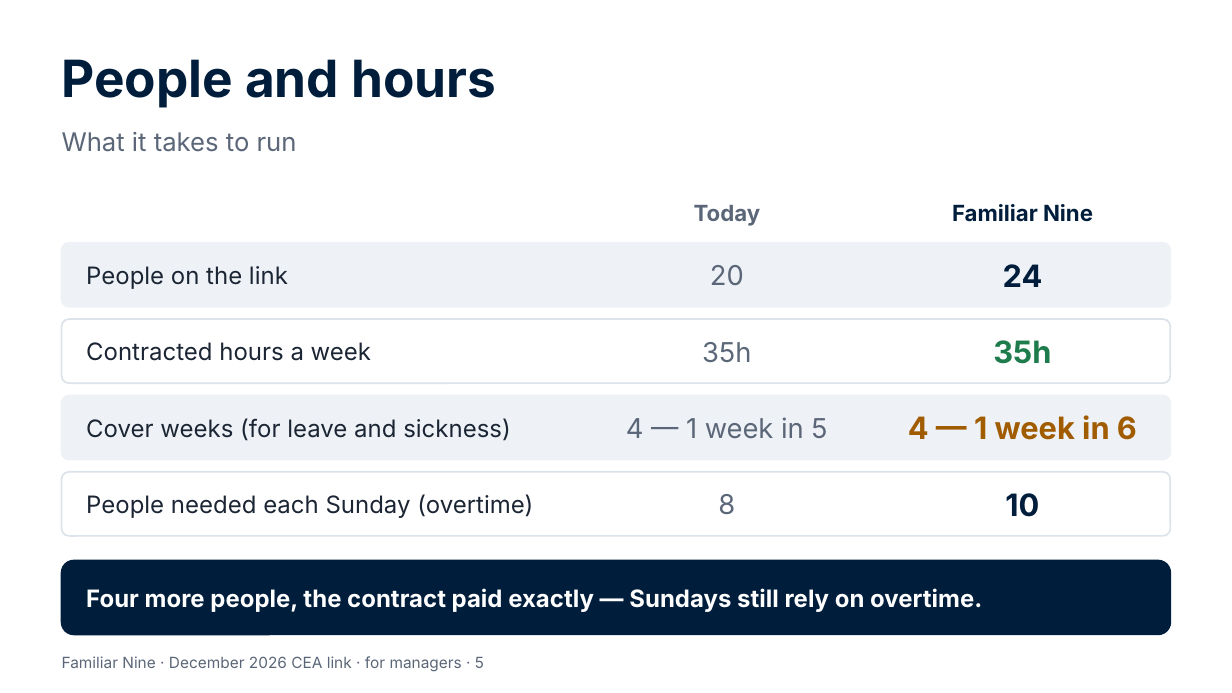
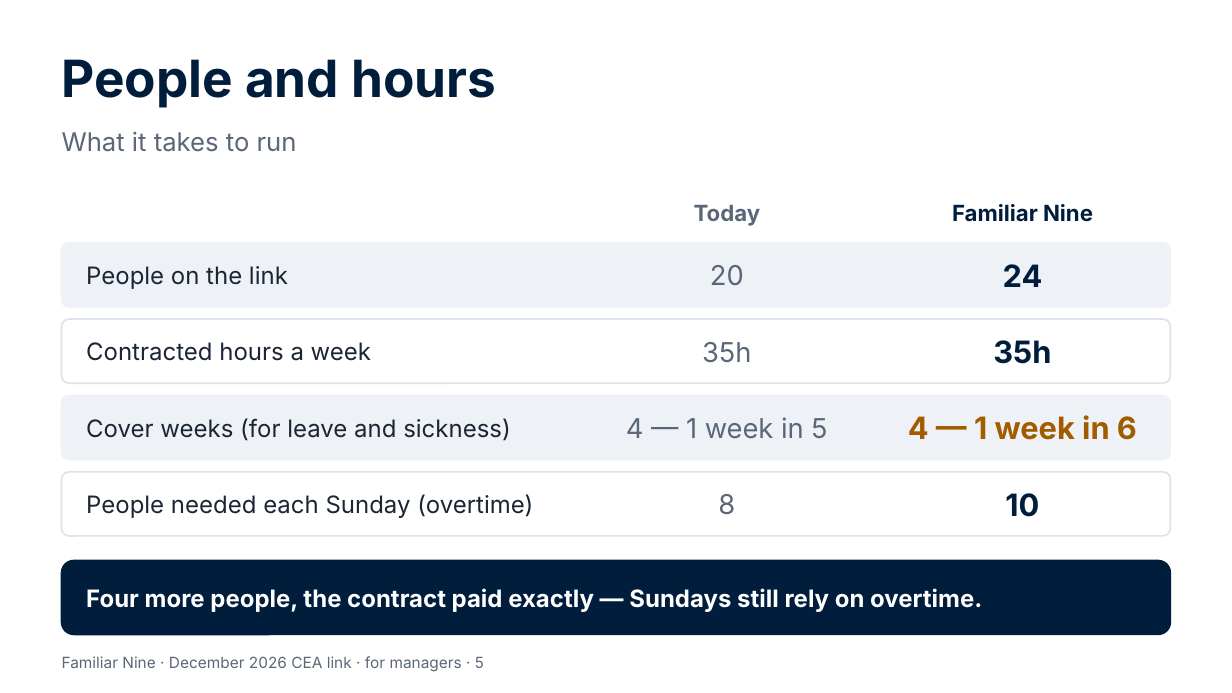
Before and after one commit to Garethdavidmiller/roster-app, a slide deck: slide 5 of docs/proposals/presentations/Familiar-Nine-for-managers.pptx. Drawn at 1232x693 pixels with LibreOffice and Linux fonts; fonts in the diff are those of the drawing. Boxes give left, top, right and bottom in pixels: in the first picture for what was removed or moved away, otherwise in the second. Text is boxed around its words. In the diff, an @@ line names an element or a change of style, - is before the commit and + after.

```diff
--- a/docs/proposals/presentations/Familiar-Nine-for-managers.pptx
+++ b/docs/proposals/presentations/Familiar-Nine-for-managers.pptx
@@ text "35h" at box(993, 340, 1051, 364): text colour #1E7B4B to #001E3C @@
```
Also in this commit, not shown: 9 other files.
